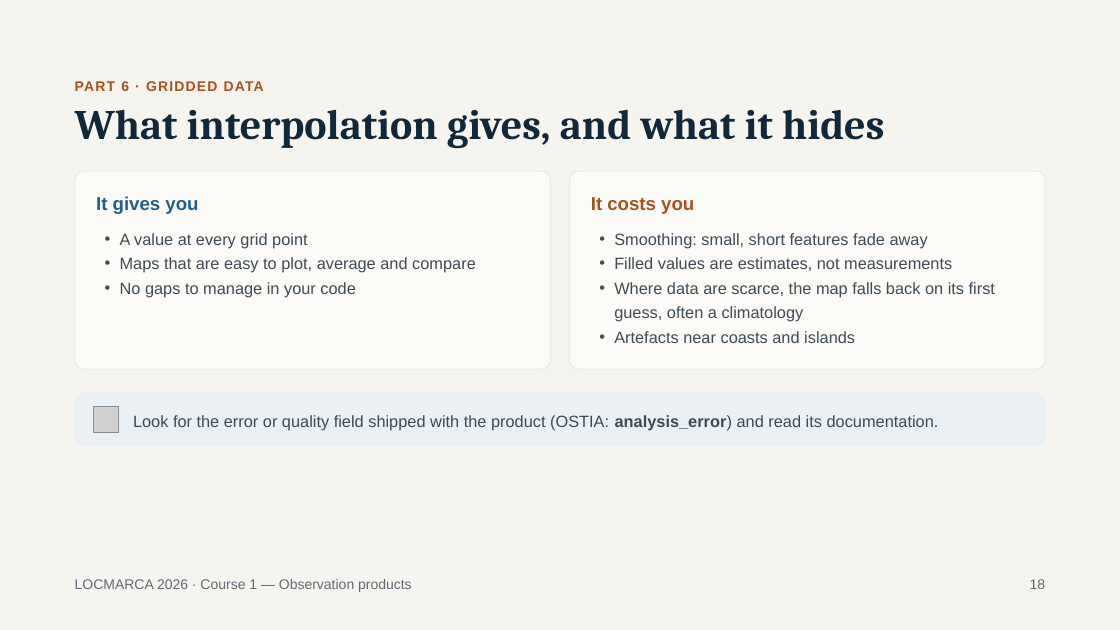
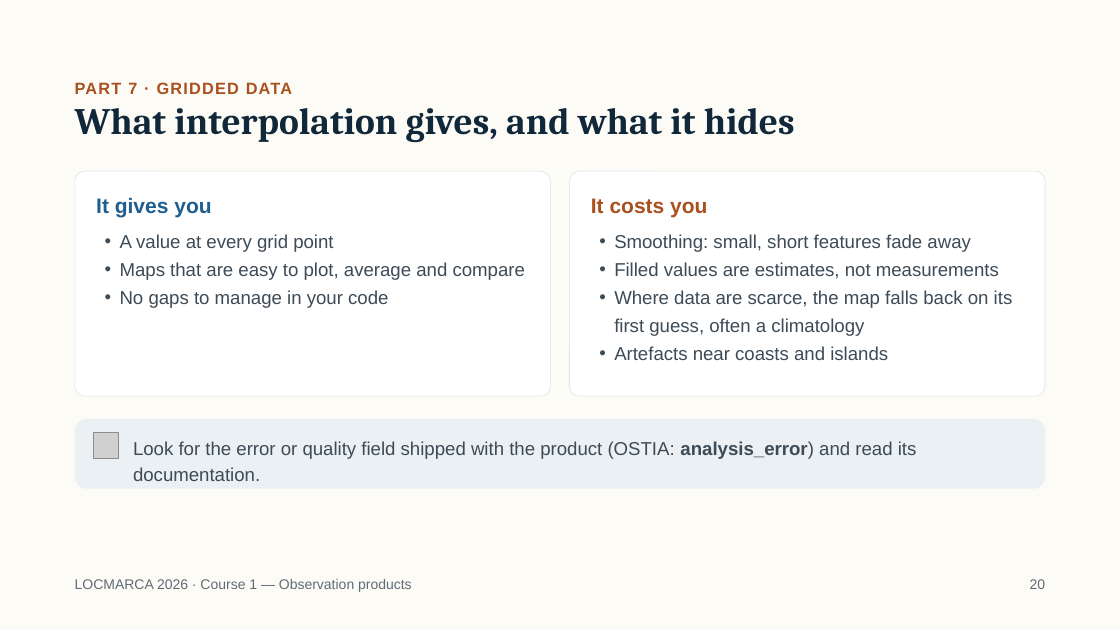
Before and after one commit to gcambon/script-locmarca, a slide deck: slide 23 of Courses/01_course_observation_products.pptx (slide 18 before the commit). Drawn at 1120x630 pixels with LibreOffice and Linux fonts; fonts in the diff are those of the drawing; grey boxes stand for pictures. Boxes give left, top, right and bottom in pixels: in the first picture for what was removed or moved away, otherwise in the second. Text is boxed around its words. In the diff, an @@ line names an element or a change of style, - is before the commit and + after.

```diff
--- a/Courses/01_course_observation_products.pptx
+++ b/Courses/01_course_observation_products.pptx
@@ background #F6F4EE to #FDFBF6 @@
@@ text at box(75, 82, 292, 94): text changed; size 12 to 14 pt @@
-PART 6 · GRIDDED DATA
+PART 7 · GRIDDED DATA
@@ title "What interpolation gives, and what ..." at box(75, 108, 795, 143): size 36 to 32 pt; line spacing 39.6pt to 35.2pt @@
@@ rounded rectangle: place and size @@
-rounded rectangle at box(75, 171, 550, 370)
+rounded rectangle at box(75, 171, 550, 397)
@@ rounded rectangle at box(75, 171, 550, 397): fill #FCFBF8 to #FFFFFF @@
@@ rounded rectangle at box(570, 171, 1045, 397): fill #FCFBF8 to #FFFFFF @@
@@ rounded rectangle: place and size @@
-rounded rectangle at box(570, 171, 1045, 370)
+rounded rectangle at box(570, 171, 1045, 397)
@@ text "It gives you" at box(96, 197, 211, 217): size 16 to 18 pt; line spacing 19.2pt to 21.6pt @@
@@ text "It costs you" at box(591, 198, 707, 217): size 16 to 18 pt; line spacing 19.2pt to 21.6pt @@
@@ text "A value at every grid ..." at box(120, 234, 525, 308): size 14 to 16 pt; line spacing 21pt to 24pt @@
@@ text "Smoothing: small, short features fade ..." at box(614, 234, 1013, 360): size 14 to 16 pt; line spacing 21pt to 24pt @@
@@ rounded rectangle: place and size @@
-rounded rectangle at box(75, 392, 1046, 446)
+rounded rectangle at box(75, 419, 1046, 489)
@@ picture: place and size @@
-picture at box(93, 407, 119, 433)
+picture at box(93, 433, 119, 459)
@@ text "Look for the error or ...": place and size @@
-text "Look for the error or ..." at box(133, 415, 939, 431)
+text "Look for the error or ..." at box(133, 441, 917, 481)
@@ text "Look for the error or ..." at box(133, 441, 917, 481): size 14 to 16 pt; line spacing 19.6pt to 22.4pt @@
@@ text at box(1030, 579, 1046, 589): text changed @@
-18
+20
```
Also in this commit, not shown: 19 other slides changed, 5 slides added, 1 slide removed, 3 other files.
